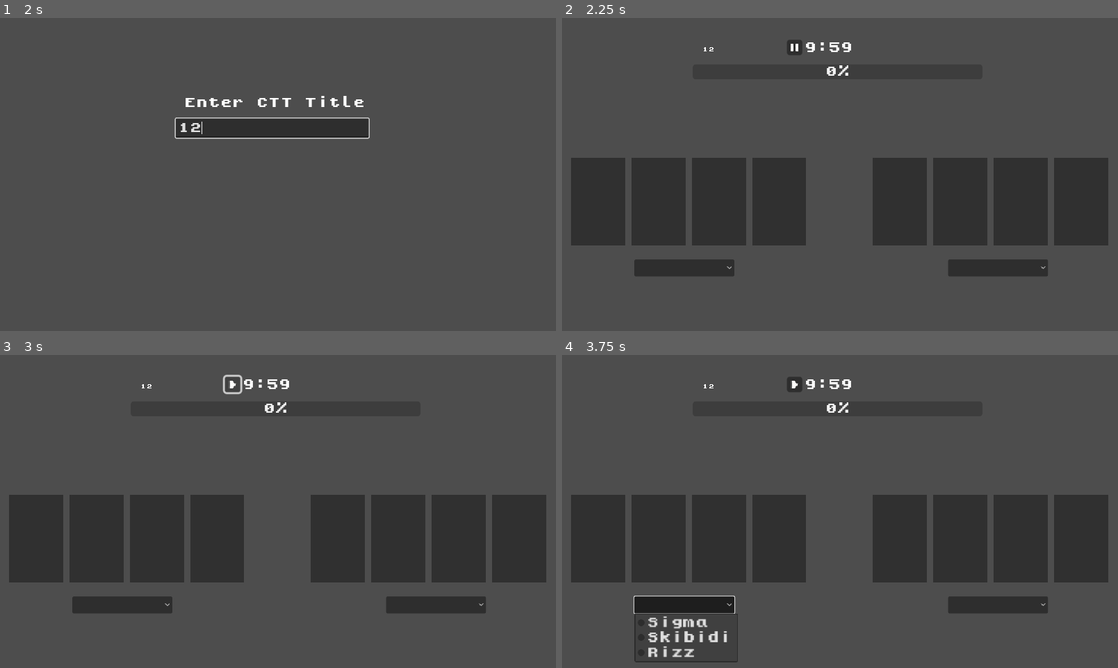
Above: before the commit, frames 1-4 (two rows, left to right).
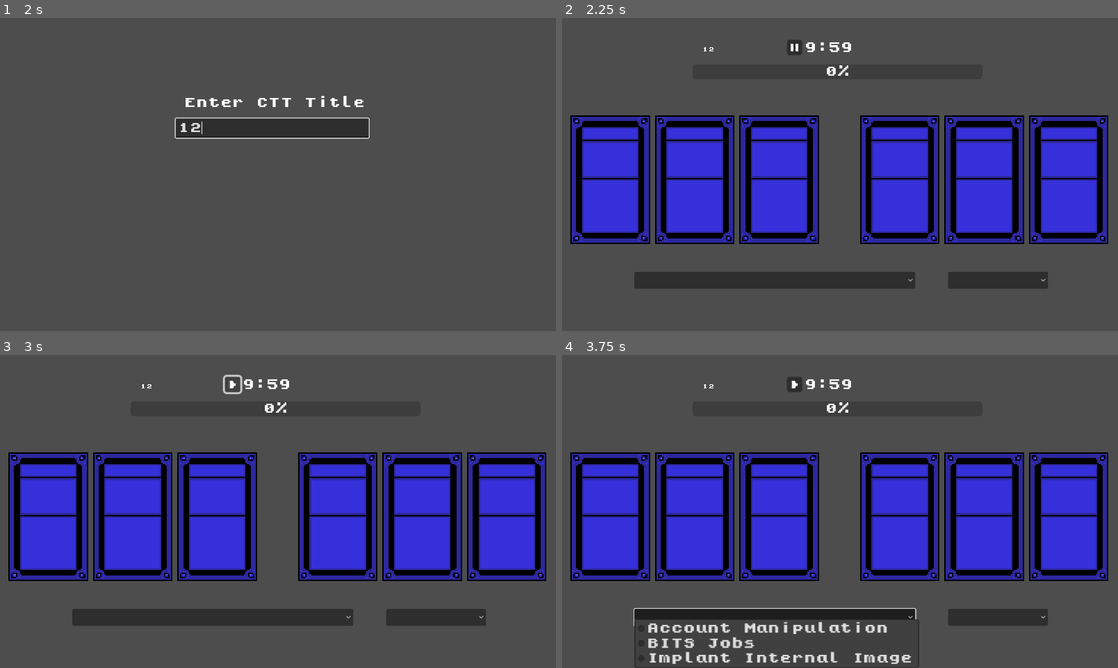
Above: after the commit, the same moments.

Repository: phan-andrew/demo3
Game: Godot game, scene res://start_screen.tscn
The game is run twice, just before and just after one commit, with the same random seed, the same clock (stepped at 60 frames per second) and the same inputs.
Inputs (mouse positions are in pixels of both pictures, inside the frame that each line leads up to; where the layout moved, square brackets give the same spot in the first picture):
- Up to frame 1 (2 s): click "Play" at 0.5 s; click (272, 127) at 1.27 s; type "12" at 1.35 s
- Up to frame 2 (2.25 s): tap Enter (reset) at 2 s; hold Space (move_right) from 2.03 s (still down)
- Up to frame 3 (3 s): release Space (move_right) at 2.75 s; click (233, 383) at 2.75 s
- Up to frame 4 (3.75 s): click (773, 617) [684, 605] at 3.5 s

Frame 1 is identical in both runs. In frame 2, 41% of the frame differs, in the area x 1-99%, y 31-87%; in frame 3, 41%; in frame 4, 42%, in the area x 1-99%, y 31-100%.

Commit message:
added some attack cards

Diff:
--- a/cardFlip.gd
+++ b/cardFlip.gd
@@ -23,7 +23,8 @@
 		$AnimationPlayer.play_backwards("card_flip")
 		flipped = false
 
-
+func pic(picture):
+	$card.texture = load(picture)
 
 func _on_area_2d_mouse_shape_entered(shape_idx):
 	hovering = true
--- a/card_shadowBackgrounds.tscn
+++ b/card_shadowBackgrounds.tscn
@@ -4,42 +4,32 @@
 
 [node name="Node2D" type="Node2D"]
 
-[node name="Sprite2D" type="Sprite2D" parent="."]
-position = Vector2(75, 400)
-scale = Vector2(0.136, 0.136)
-texture = ExtResource("1_0lyna")
-
 [node name="Sprite2D2" type="Sprite2D" parent="."]
-position = Vector2(200, 400)
-scale = Vector2(0.136, 0.136)
+position = Vector2(100, 375)
+scale = Vector2(0.2, 0.2)
 texture = ExtResource("1_0lyna")
 
 [node name="Sprite2D3" type="Sprite2D" parent="."]
-position = Vector2(325, 400)
-scale = Vector2(0.136, 0.136)
+position = Vector2(275, 375)
+scale = Vector2(0.2, 0.2)
 texture = ExtResource("1_0lyna")
 
 [node name="Sprite2D4" type="Sprite2D" parent="."]
-position = Vector2(450, 400)
-scale = Vector2(0.136, 0.136)
+position = Vector2(450, 375)
+scale = Vector2(0.2, 0.2)
 texture = ExtResource("1_0lyna")
 
 [node name="Sprite2D5" type="Sprite2D" parent="."]
-position = Vector2(700.125, 400)
-scale = Vector2(0.136, 0.136)
+position = Vector2(700, 375)
+scale = Vector2(0.2, 0.2)
 texture = ExtResource("1_0lyna")
 
 [node name="Sprite2D6" type="Sprite2D" parent="."]
-position = Vector2(825.125, 400)
-scale = Vector2(0.136, 0.136)
+position = Vector2(875, 375)
+scale = Vector2(0.2, 0.2)
 texture = ExtResource("1_0lyna")
 
 [node name="Sprite2D7" type="Sprite2D" parent="."]
-position = Vector2(950.125, 400)
-scale = Vector2(0.136, 0.136)
+position = Vector2(1050, 375)
+scale = Vector2(0.2, 0.2)
 texture = ExtResource("1_0lyna")
-
-[node name="Sprite2D8" type="Sprite2D" parent="."]
-position = Vector2(1075.13, 400)
-scale = Vector2(0.136, 0.136)
-texture = ExtResource("1_0lyna")
--- a/dropdown.tscn
+++ b/dropdown.tscn
@@ -13,11 +13,11 @@
 offset_bottom = 531.0
 theme = ExtResource("1_e5evp")
 item_count = 3
-popup/item_0/text = "Sigma"
+popup/item_0/text = "Account Manipulation"
 popup/item_0/id = 0
-popup/item_1/text = "Skibidi"
+popup/item_1/text = "BITS Jobs"
 popup/item_1/id = 1
-popup/item_2/text = "Rizz"
+popup/item_2/text = "Implant Internal Image"
 popup/item_2/id = 2
 
 [node name="defend_option" type="OptionButton" parent="."]
--- a/game_screen.gd
+++ b/game_screen.gd
@@ -2,24 +2,26 @@
 
 var aCards
 var dCards
+var aPics
 var numA = 0
 var numD = 0
 
 # Called when the node enters the scene tree for the first time.
 func _ready():
-	aCards = [$a_1, $a_2, $a_3, $a_4]
-	dCards = [$d_1, $d_2, $d_3, $d_4]
+	aCards = [$a_1, $a_2, $a_3]
+	dCards = [$d_1, $d_2, $d_3]
+	aPics = ["res://cards/attack/Account Manipulation.png","res://cards/attack/BITS Jobs.png","res://cards/attack/Implant Internal Image.png"]
 
 
 # Called every frame. 'delta' is the elapsed time since the previous frame.
 func _process(delta):
-	if $dropdown.generateACard && numA < 4:
-		if aCards[numA] != null:
-			aCards[numA].visible = true
-			$dropdown.generateACard = false
-			numA += 1
-	if $dropdown.generateDCard && numD < 4:
-		if dCards[numD] != null:
-			dCards[numD].visible = true
-			$dropdown.generateDCard = false
-			numD += 1
+	if $dropdown.generateACard && numA < 3:
+		aCards[numA].visible = true
+		aCards[numA].pic(aPics[$dropdown.attack_choice])
+		$dropdown.generateACard = false
+		numA += 1
+
+	if $dropdown.generateDCard && numD < 3:
+		dCards[numD].visible = true
+		$dropdown.generateDCard = false
+		numD += 1
--- a/game_screen.tscn
+++ b/game_screen.tscn
@@ -39,56 +39,39 @@
 icon = ExtResource("3_ydppf")
 
 [node name="cardShadow" parent="." instance=ExtResource("4_u4wtv")]
-position = Vector2(0, -20)
+position = Vector2(0, -40)
 
 [node name="dropdown" parent="." instance=ExtResource("5_c2rya")]
+position = Vector2(0, 25.735)
 
 [node name="a_1" parent="." instance=ExtResource("6_2l2jm")]
-visible = false
 z_index = 1
-position = Vector2(75, 381)
-scale = Vector2(0.136, 0.136)
+position = Vector2(100, 335)
+scale = Vector2(0.2, 0.2)
 
 [node name="a_2" parent="." instance=ExtResource("6_2l2jm")]
-visible = false
 z_index = 1
-position = Vector2(200, 381)
-scale = Vector2(0.136, 0.136)
+position = Vector2(275, 335)
+scale = Vector2(0.2, 0.2)
 
 [node name="a_3" parent="." instance=ExtResource("6_2l2jm")]
-visible = false
 z_index = 1
-position = Vector2(325, 381)
-scale = Vector2(0.136, 0.136)
-
-[node name="a_4" parent="." instance=ExtResource("6_2l2jm")]
-visible = false
-z_index = 1
-position = Vector2(450, 381)
-scale = Vector2(0.136, 0.136)
+position = Vector2(450, 335)
+scale = Vector2(0.2, 0.2)
 
 [node name="d_1" parent="." instance=ExtResource("6_2l2jm")]
-visible = false
 z_index = 1
-position = Vector2(700, 381)
-scale = Vector2(0.136, 0.136)
+position = Vector2(700, 335)
+scale = Vector2(0.2, 0.2)
 
 [node name="d_2" parent="." instance=ExtResource("6_2l2jm")]
-visible = false
 z_index = 1
-position = Vector2(825, 381)
-scale = Vector2(0.136, 0.136)
+position = Vector2(875, 335)
+scale = Vector2(0.2, 0.2)
 
 [node name="d_3" parent="." instance=ExtResource("6_2l2jm")]
-visible = false
 z_index = 1
-position = Vector2(950, 381)
-scale = Vector2(0.136, 0.136)
-
-[node name="d_4" parent="." instance=ExtResource("6_2l2jm")]
-visible = false
-z_index = 1
-position = Vector2(1075, 381)
-scale = Vector2(0.136, 0.136)
+position = Vector2(1050, 335)
+scale = Vector2(0.2, 0.2)
 
 [connection signal="pressed" from="Timer_Label/Button" to="Timer_Label" method="_on_button_pressed"]
Binary file added: cards/attack/Account Manipulation.png
Not shown, added: cards/attack/Account Manipulation.png.import
Binary file added: cards/attack/BITS Jobs.png
Not shown, added: cards/attack/BITS Jobs.png.import
Binary file added: cards/attack/Implant Internal Image.png
Not shown, added: cards/attack/Implant Internal Image.png.import
Binary file added: cards/attack/content_injection.png
Not shown, added: cards/attack/content_injection.png.import
